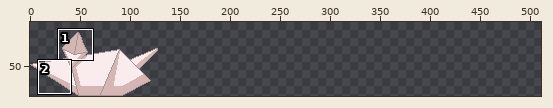
Sprite sheet: ETPA2122_CRJVB1A_Platformer_OsborneSebastien/assets/mouse.png. Above: a wide view before the commit, with the close-up outlined.
Close-up. Old version:
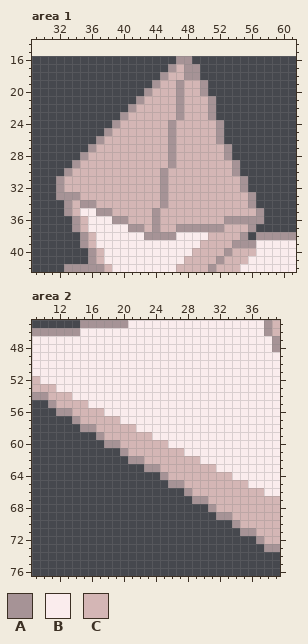
The file is 128x64 pixels. Pixels under 10% opacity are left out. Colours within 5 levels of each other are drawn and written as one. Shown: area 1: x 29..61, y 14..42; area 2: x 9..39, y 45..76. The old version is drawn lined up with the new one, on the new canvas. The wide view leaves out empty margins. The commit also changed other parts of the picture, which this record leaves out.
Palette (. is transparent): A #a69396  B #faeced  C #d4b6b5
Pixels before, area 1, first column x 32:
16 ...............AA.............
17 ..............ACAA............
18 .............ACCAA............
19 ............ACCACCA...........
20 ...........ACCCACCA...........
21 ..........ACCCCACCCA..........
22 .........ACCCCCACCCA..........
23 ........ACCCCCCACCCA..........
24 .......ACCCCCCACCCCCA.........
25 ......ACCCCCCCACCCCCA.........
26 .....ACCCCCCCCACCCCCA.........
27 ....ACCCCCCCCCACCCCCCA........
28 ...ACCCCCCCCCCACCCCCCA........
29 ..ACCCCCCCCCCCACCCCCCCA.......
30 .ACCCCCCCCCCCACCCCCCCCA.......
31 ACCCCCCCCCCCCACCCCCCCCCA......
32 ACCCCCCCCCCCCACCCCCCCCCA......
33 AAACCCCCCCCCCACCCCCCCCCCA.....
34 .ACAACCCCCCCCACCCCCCCCCCA.....
35 .ACBBAACCCCCACCCCCCCCCCCCA....
36 ..ACBBBAACCCACCCCCCCCAAAAA....
37 ..ACBBBBBAACACCAAAAAACCCA.....
38 ...ACBBBBBBAAAABBBBCCCCA.AAAAA
39 ...ACBBBBBBBBBBBBBCCCCAAABBBBB
40 ....ACBBBBBBBBBBBCCCCACCCBBBBB
41 ....ACBBBBBBBBBBCCCCACCCBBBBBB
42 .AAAAACBBBBBBBBCCCCACCCBBBBBBB
Pixels before, area 2, first column x 9:
45 ......AAAAAABBBBBBBBBBBBBBBBBAC
46 AAAAAABBBBBBBBBBBBBBBBBBBBBBBAC
47 BBBBBBBBBBBBBBBBBBBBBBBBBBBBBBA
48 BBBBBBBBBBBBBBBBBBBBBBBBBBBBBBA
49 BBBBBBBBBBBBBBBBBBBBBBBBBBBBBBB
50 BBBBBBBBBBBBBBBBBBBBBBBBBBBBBBB
51 BBBBBBBBBBBBBBBBBBBBBBBBBBBBBBB
52 CBBBBBBBBBBBBBBBBBBBBBBBBBBBBBB
53 CCCBBBBBBBBBBBBBBBBBBBBBBBBBBBB
54 AACCCBBBBBBBBBBBBBBBBBBBBBBBBBB
55 ..ACCCCBBBBBBBBBBBBBBBBBBBBBBBB
56 ...AACCCCBBBBBBBBBBBBBBBBBBBBBB
57 .....ACCCCCBBBBBBBBBBBBBBBBBBBB
58 ......AACCCCCBBBBBBBBBBBBBBBBBB
59 ........ACCCCCCBBBBBBBBBBBBBBBB
60 .........AACCCCCCBBBBBBBBBBBBBB
61 ...........ACCCCCCCBBBBBBBBBBBB
62 ............AACCCCCCCBBBBBBBBBB
63 ..............AACCCCCCCBBBBBBBB
64 ................ACCCCCCCCBBBBBB
65 .................AACCCCCCCCBBBB
66 ...................ACCCCCCCCCBB
67 ....................AACCCCCCCCC
68 ......................ACCCCCCCC
69 .......................AACCCCCC
70 .........................ACCCCC
71 ..........................AACCC
72 ............................ACC
73 .............................AA
The result:
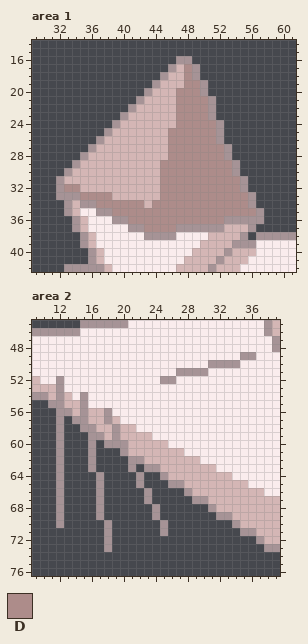
Colours new in this view: D #ad8c8a
What changed:
{"change": "canvas 128x64 -> 512x80, the old top-left corner now at 0,16"}
{"where": "area 1"}
{"y":17,"x":48,"old":"A","new":"D"}
{"y":18,"x":48,"old":"A","new":"D"}
{"y":19,"x":47,"old":"ACC","new":"CDD"}
{"y":20,"x":47,"old":"ACC","new":"DDD"}
{"y":21,"x":47,"old":"ACCC","new":"DDDD"}
{"y":22,"x":47,"old":"ACCC","new":"DDDD"}
{"y":23,"x":47,"old":"ACCC","new":"DDDD"}
{"y":24,"x":46,"old":"ACCCCC","new":"CDDDDD"}
{"y":25,"x":46,"old":"ACCCCC","new":"DDDDDD"}
{"y":26,"x":46,"old":"ACCCCC","new":"DDDDDD"}
{"y":27,"x":46,"old":"ACCCCCC","new":"DDDDDDD"}
{"y":28,"x":46,"old":"ACCCCCC","new":"DDDDDDD"}
{"y":29,"x":45,"old":"CACCCCCCC","new":"DDDDDDDDD"}
{"y":30,"x":45,"old":"ACCCCCCCC","new":"DDDDDDDDD"}
{"y":31,"x":45,"old":"ACCCCCCCCC","new":"DDDDDDDDDD"}
{"y":32,"x":33,"old":"CC","new":"DD"}
{"y":32,"x":45,"old":"ACCCCCCCCC","new":"DDDDDDDDDD"}
{"y":33,"x":35,"old":"CCCC","new":"DDDD"}
{"y":33,"x":45,"old":"ACCCCCCCCCC","new":"DDDDDDDDDDD"}
{"y":34,"x":37,"old":"CCCCCC","new":"DDDDDD"}
{"y":34,"x":44,"old":"CACCCCCCCCCC","new":"DDDDDDDDDDDD"}
{"y":35,"x":39,"old":"CCCCCACCCCCCCCCCCC","new":"DDDDDDDDDDDDDDDDDD"}
{"y":36,"x":41,"old":"CCCACCCCCCCC","new":"DDDDDDDDDDDD"}
{"y":37,"x":43,"old":"CACC","new":"DDDD"}
{"where": "area 2"}
{"y":49,"x":35,"old":"BB","new":"AA"}
{"y":50,"x":31,"old":"BBBB","new":"AAAA"}
{"y":51,"x":27,"old":"BBBB","new":"AAAA"}
{"y":52,"x":12,"old":"B","new":"A"}
{"y":52,"x":25,"old":"BB","new":"AA"}
{"y":53,"x":12,"old":"B","new":"A"}
{"y":54,"x":12,"old":"C","new":"A"}
{"y":54,"x":15,"old":"B","new":"A"}
{"y":55,"x":12,"old":"C","new":"A"}
{"y":55,"x":15,"old":"C","new":"A"}
{"y":56,"x":15,"old":"C","new":"A"}
{"y":56,"x":18,"old":"B","new":"A"}
{"y":57,"x":12,"old":".","new":"A"}
{"y":57,"x":15,"old":"C","new":"A"}
{"y":57,"x":18,"old":"C","new":"A"}
{"y":58,"x":12,"old":".","new":"A"}
{"y":58,"x":19,"old":"C","new":"A"}
{"y":59,"x":12,"old":".","new":"A"}
{"y":59,"x":16,"old":".","new":"A"}
{"y":59,"x":19,"old":"C","new":"A"}
{"y":60,"x":12,"old":".","new":"A"}
{"y":60,"x":16,"old":".","new":"A"}
{"y":60,"x":20,"old":"C","new":"A"}
{"y":61,"x":12,"old":".","new":"A"}
{"y":61,"x":16,"old":".","new":"A"}
{"y":62,"x":12,"old":".","new":"A"}
{"y":62,"x":16,"old":".","new":"A"}
{"y":63,"x":12,"old":".","new":"A"}
{"y":63,"x":16,"old":".","new":"A"}
{"y":63,"x":21,"old":".","new":"A"}
{"y":64,"x":12,"old":".","new":"A"}
{"y":64,"x":17,"old":".","new":"A"}
{"y":64,"x":22,"old":".","new":"A"}
{"y":65,"x":12,"old":".","new":"A"}
{"y":65,"x":17,"old":".","new":"A"}
{"y":65,"x":22,"old":".","new":"A"}
{"y":66,"x":12,"old":".","new":"A"}
{"y":66,"x":17,"old":".","new":"A"}
{"y":66,"x":23,"old":".","new":"A"}
{"y":67,"x":12,"old":".","new":"A"}
{"y":67,"x":17,"old":".","new":"A"}
{"y":67,"x":23,"old":".","new":"A"}
{"y":68,"x":12,"old":".","new":"A"}
{"y":68,"x":17,"old":".","new":"A"}
{"y":68,"x":24,"old":".","new":"A"}
{"y":69,"x":12,"old":".","new":"A"}
{"y":69,"x":17,"old":".","new":"A"}
{"y":69,"x":24,"old":".","new":"A"}
{"y":70,"x":12,"old":".","new":"A"}
{"y":70,"x":18,"old":".","new":"A"}
{"y":70,"x":25,"old":".","new":"A"}
{"y":71,"x":18,"old":".","new":"A"}
{"y":71,"x":25,"old":".","new":"A"}
{"y":72,"x":18,"old":".","new":"A"}
{"y":73,"x":18,"old":".","new":"A"}
{"label":"changed","picture_box":[64,64,256,232]}
{"label":"changed","picture_box":[56,352,256,552]}
